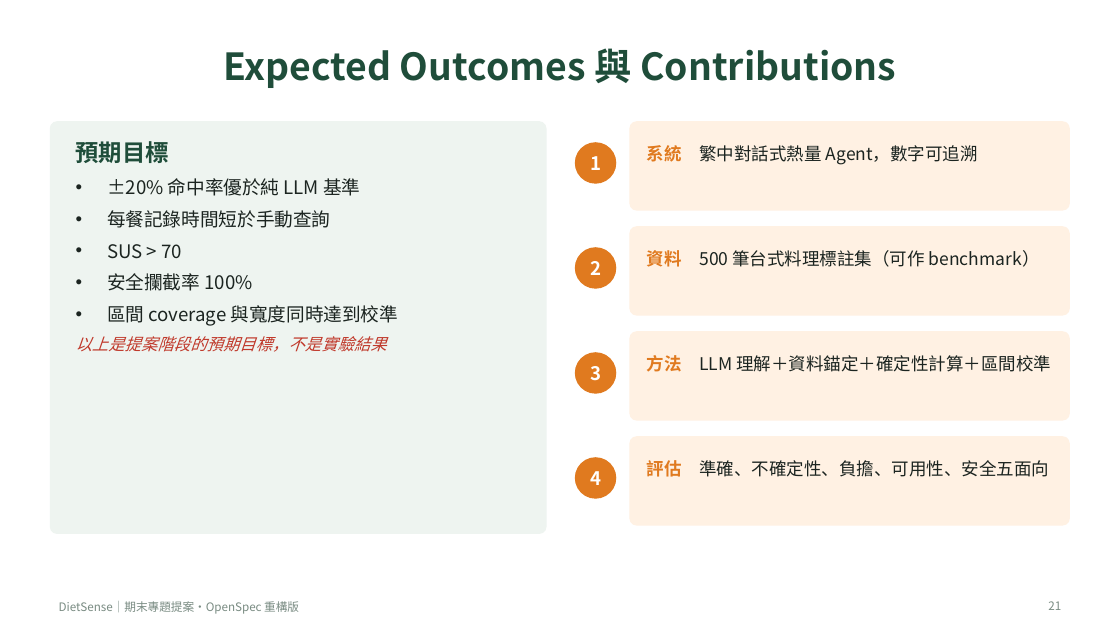
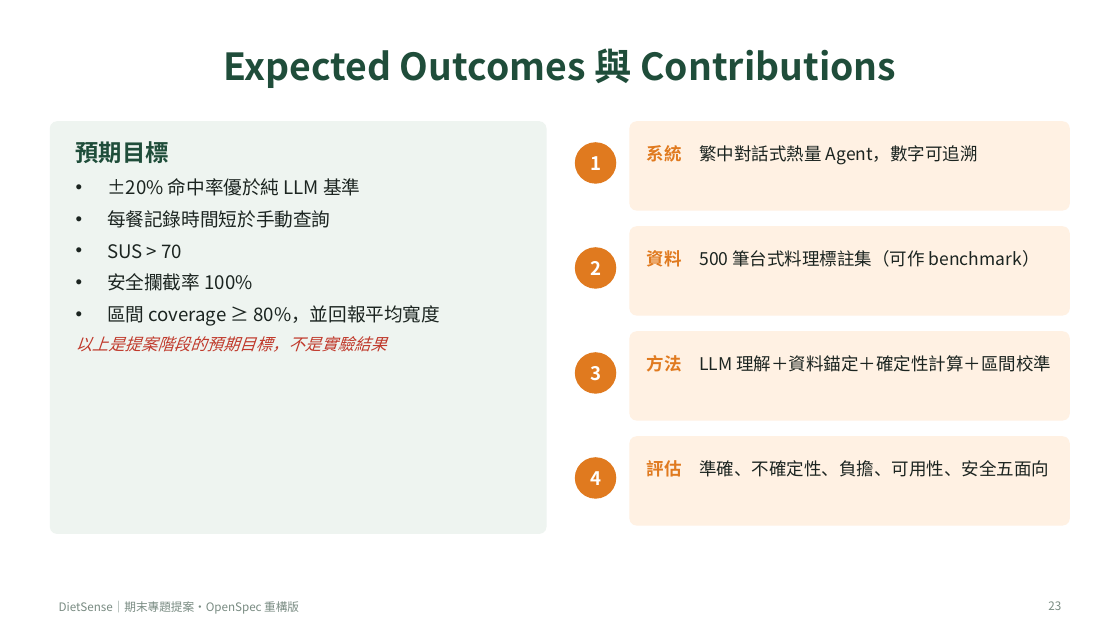
Before and after one commit to A0966411725-png/dietsense-proposal, a slide deck: slide 23 of presentation/DietSense_Proposal_Refactored.pptx (slide 21 before the commit). Drawn at 1120x630 pixels with LibreOffice and Linux fonts; fonts in the diff are those of the drawing. Boxes give left, top, right and bottom in pixels: in the first picture for what was removed or moved away, otherwise in the second. Text is boxed around its words. In the diff, an @@ line names an element or a change of style, - is before the commit and + after.

```diff
--- a/presentation/DietSense_Proposal_Refactored.pptx
+++ b/presentation/DietSense_Proposal_Refactored.pptx
@@ text at bbox=[107, 305, 440, 326]: text changed @@
-• 區間 coverage 與寬度同時達到校準
+• 區間 coverage ≥ 80%，並回報平均寬度
@@ page number at bbox=[1048, 601, 1061, 610]: text changed @@
-21
+23
```
Also in this commit, not shown: 10 other slides changed, 2 slides added, 25 other files.
